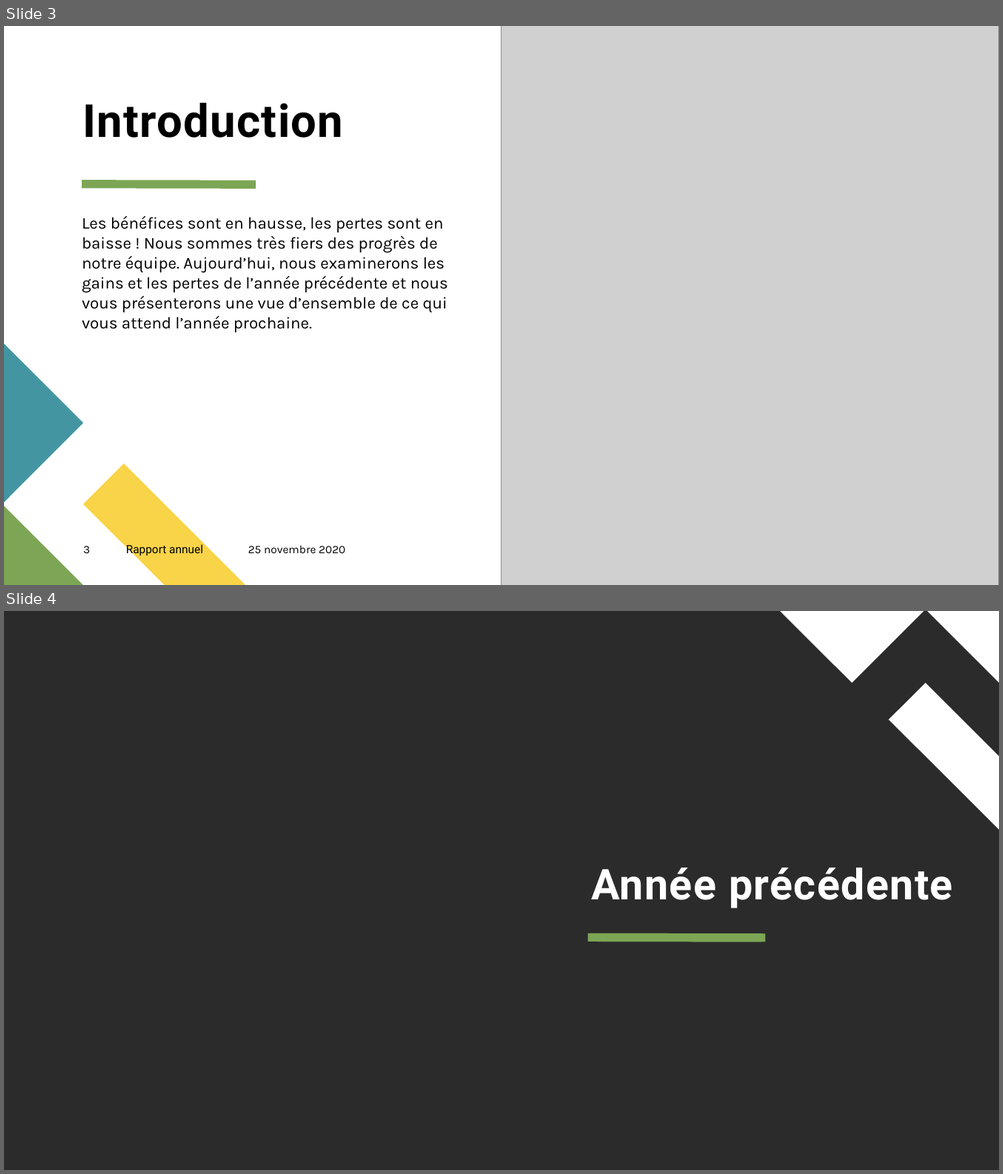
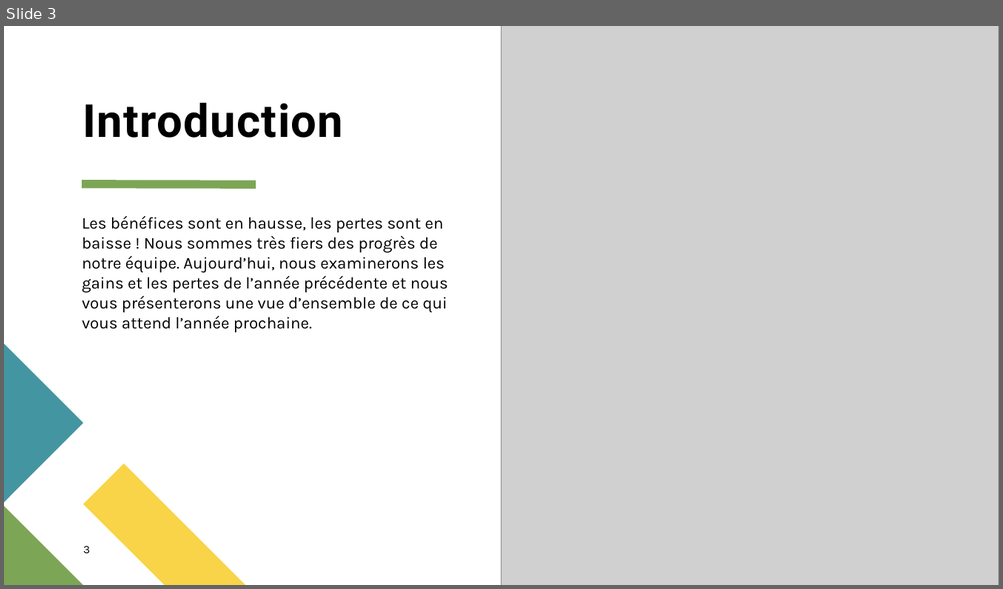
Before and after one commit to helmiri/INFO-F409-Exam_Project, a slide deck: doc/Slides.odp. Shown one above the other, each under a label of ours: slides 3 and 4 before the commit, slide 3 after it. The pictures are 1003x1174 and 1003x589 pixels, drawn with LibreOffice and Linux fonts; fonts in the diff are those of the drawing; grey boxes stand for pictures; background and template pictures are left out; a plain dark background stands for a picture behind light text. Boxes give left, top, right and bottom in pixels: in the first picture for what was removed or moved away, otherwise in the second. Text is boxed around its words. In the diff, an @@ line names an element or a change of style, - is before the commit and + after.

```diff
--- a/doc/Slides.odp
+++ b/doc/Slides.odp
@@ slide 4 removed at [4, 611, 999, 1170], background picture (left out) @@
@@ freeform shape removed at [780, 611, 923, 683] @@
@@ freeform shape removed at [927, 611, 999, 683] @@
@@ freeform shape removed at [889, 683, 999, 829] @@
@@ title removed at [591, 868, 953, 908] @@
-Année précédente
@@ line removed from (587, 938) to (762, 938) @@
@@ line removed from (591, 938) to (765, 938) @@
@@ slide 3 changed as well @@
@@ text removed at [126, 545, 203, 557] @@
-Rapport annuel
@@ text removed at [248, 545, 345, 554] @@
-25 novembre 2020
```
Also in this commit, not shown: 6 other slides changed, 5 other slides removed, 1 other file.
